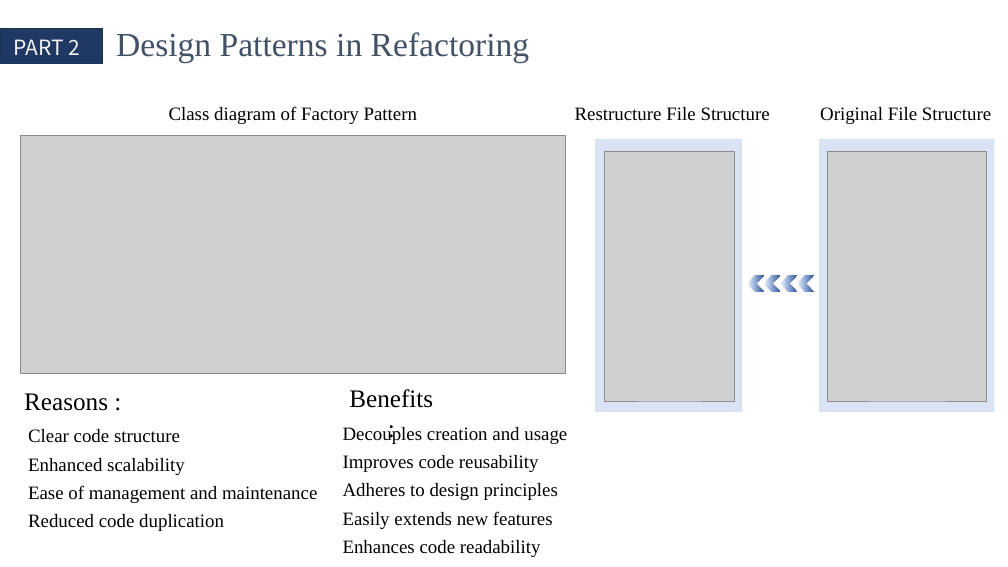
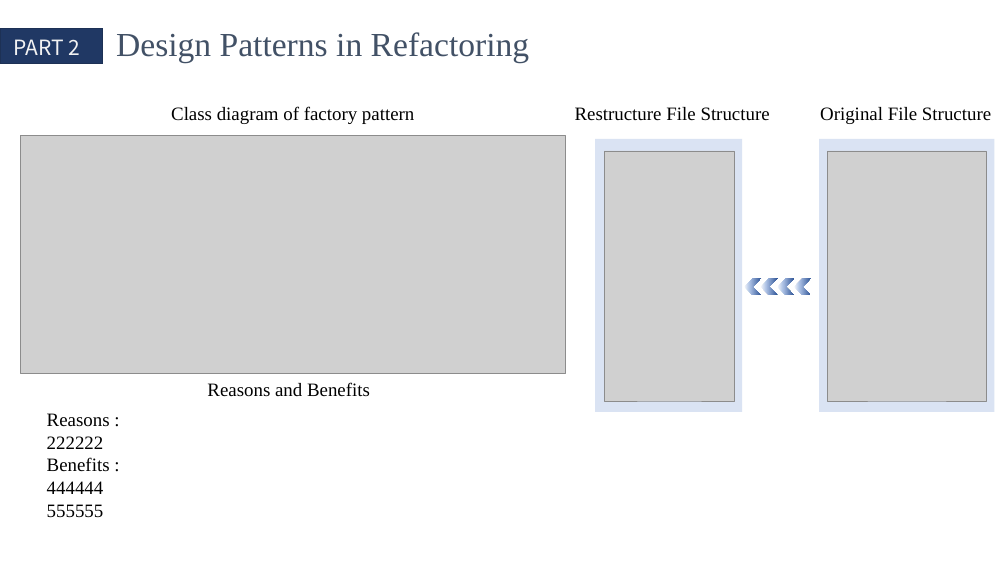
Before and after one commit to QinCheng0928/Cocos2d, a slide deck: slide 6 of 文档/DesignPattern.pptx. Drawn at 1008x567 pixels with LibreOffice and Linux fonts; fonts in the diff are those of the drawing; grey boxes stand for pictures. Boxes give left, top, right and bottom in pixels: in the first picture for what was removed or moved away, otherwise in the second. Text is boxed around its words. In the diff, an @@ line names an element or a change of style, - is before the commit and + after.

```diff
--- a/文档/DesignPattern.pptx
+++ b/文档/DesignPattern.pptx
@@ text at (171,106,414,124): text changed @@
-Class diagram of Factory Pattern
+Class diagram of factory pattern
@@ chevron: place and size @@
-chevron at (748,275,765,293)
+chevron at (745,278,761,296)
@@ text at (207,382,370,397): text changed; size 24 to 18 pt @@
-Benefits :
+Reasons and Benefits
@@ text removed at (24,393,108,411) @@
-Reasons :
@@ text added at (47,413,110,518), 18 pt, text #000000 @@
+Reasons :
+222222
+Benefits :
+444444
+555555
@@ text removed at (28,429,317,531) @@
-Clear code structure
-Enhanced scalability
-Ease of management and maintenance
-Reduced code duplication
@@ text removed at (343,427,567,557) @@
-Decouples creation and usage
-Improves code reusability
-Adheres to design principles
-Easily extends new features
-Enhances code readability
```
Also in this commit, not shown: 3 other slides changed, 1 slide removed, 5 other files.
